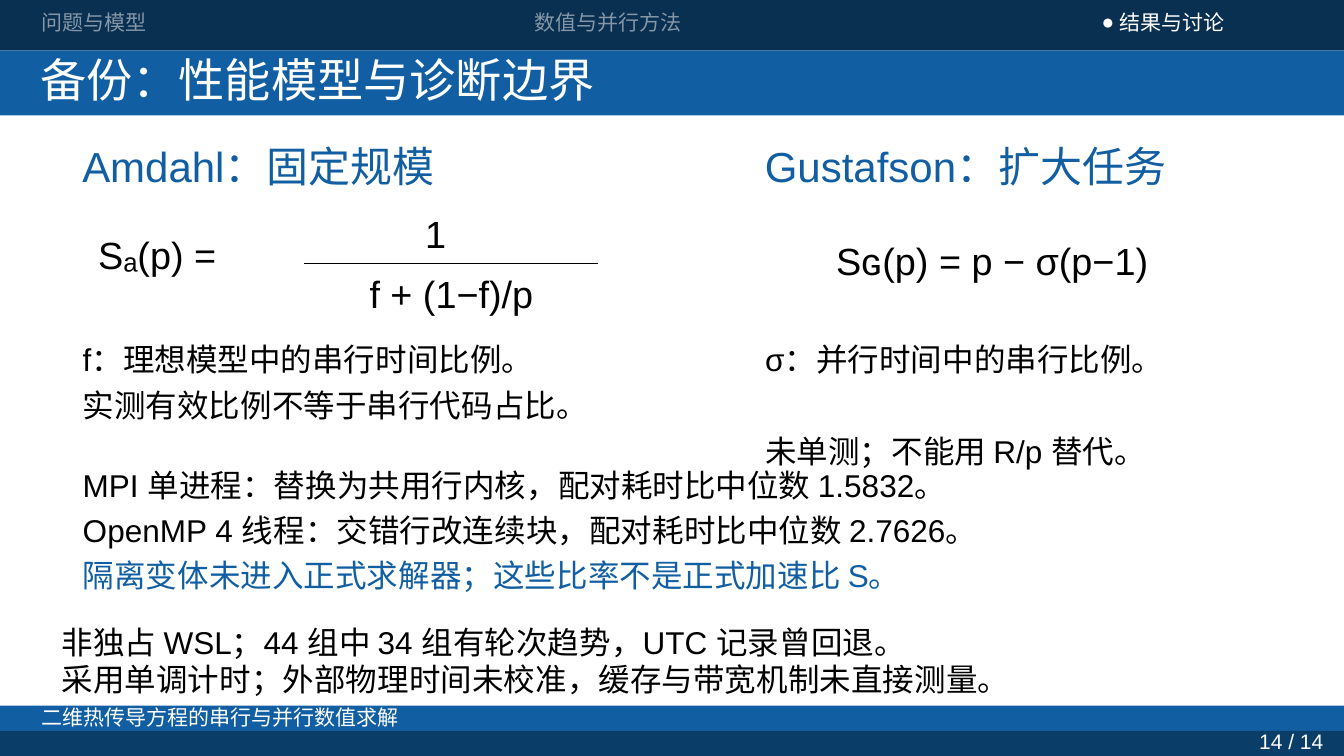
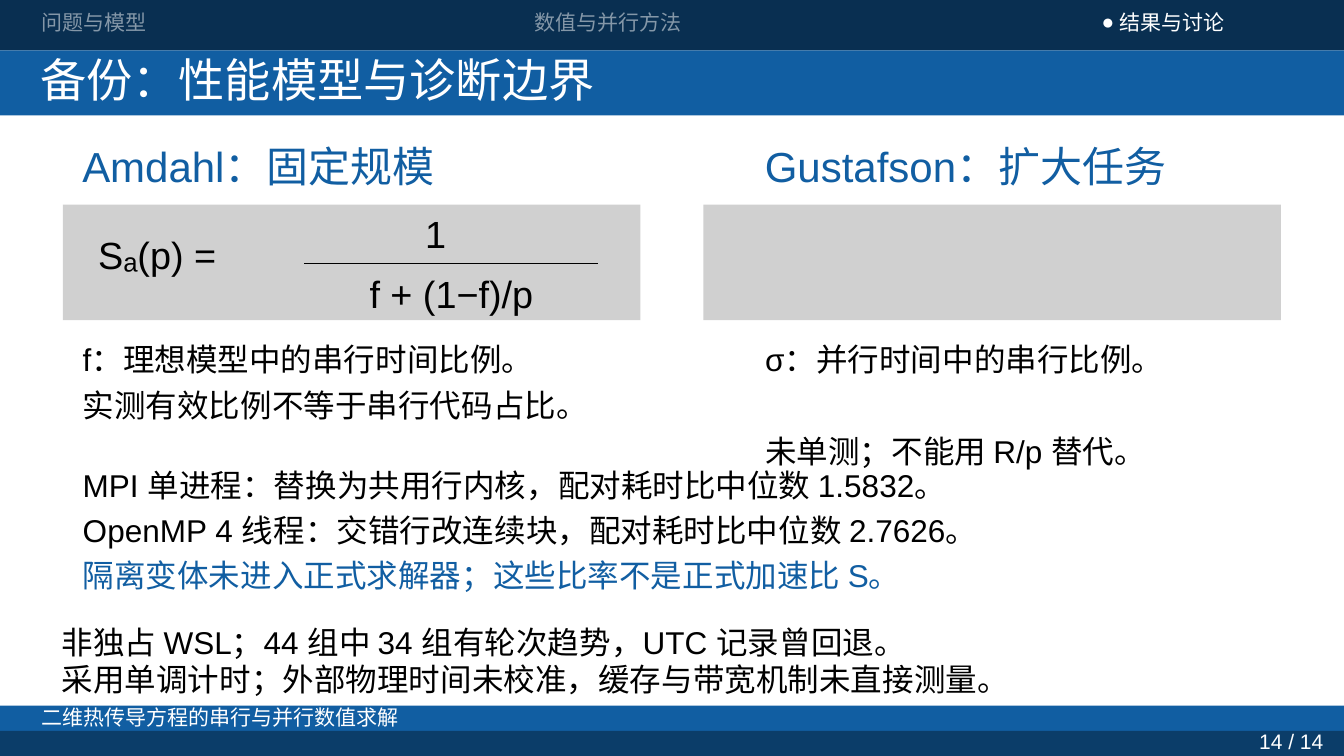
Before and after one commit to JunQianNuo/parallel-heat-solver, a slide deck: slide 14 of report/presentation/current/presentation-v5.pptx. Drawn at 1344x756 pixels with LibreOffice and Linux fonts; fonts in the diff are those of the drawing; grey boxes stand for pictures. Boxes give left, top, right and bottom in pixels: in the first picture for what was removed or moved away, otherwise in the second. Text is boxed around its words. In the diff, an @@ line names an element or a change of style, - is before the commit and + after.

```diff
--- a/report/presentation/current/presentation-v5.pptx
+++ b/report/presentation/current/presentation-v5.pptx
@@ picture added at (63,205,640,321) @@
@@ picture added at (704,205,1281,321) @@
@@ text removed at (836,247,1149,282) @@
-Sɢ(p) = p − σ(p−1)
```
Also in this commit, not shown: 6 other slides changed, 13 other files.
